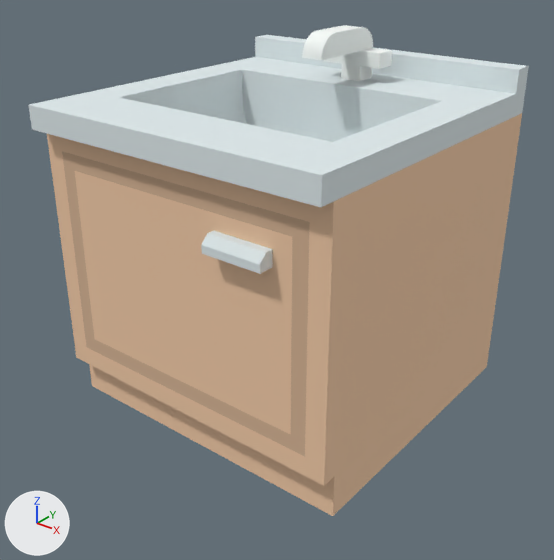
What one commit did to the glTF model assets/props/furniture/kitchenSink.glb.
Both versions are drawn from a 50 mm lens placed at (0.804, -0.531, 0.632), pointed at (0.225, 0.194, 0.182). The axes (+X, +Y, +Z) are drawn at lower left. The lights are the same throughout. The picture after the commit comes second. Vertices at exactly the same position are counted once.

The first picture shows 'door', 'kitchenSink(Clone)'.
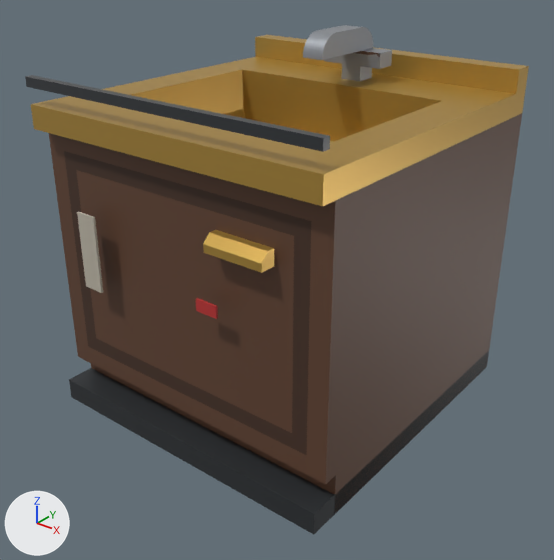
Pixel boxes (x1, y1, x2, y2) of what changed, in the pictures (554 x 560 px):
'kitchenSink(Clone)', reshaped, moved, rescaled
    before: (29, 25, 529, 516)
    after: (25, 25, 529, 535)
'door', recoloured, moved, rescaled (white to orange)
    before: (62, 151, 310, 456)
    after: (64, 151, 311, 455)
part 1 of me_mesh_kitchensink, added
    after: (25, 75, 330, 152)
part 2 of me_mesh_kitchensink, added
    after: (77, 212, 103, 293)
part 3 of me_mesh_kitchensink, added
    after: (196, 298, 218, 319)
part 4 of me_mesh_kitchensink, added
    after: (69, 351, 489, 535)
part 5 of me_mesh_kitchensink, reshaped
    both: (324, 51, 380, 69)
part 6 of me_mesh_kitchensink, recoloured (darker)
    both: (49, 113, 522, 514)
part 7 of me_mesh_kitchensink, recoloured (white to orange)
    both: (31, 35, 529, 206)
part 8 of me_mesh_kitchensink, recoloured (white to grey)
    both: (303, 25, 392, 81)
part 9 of me_mesh_door, recoloured
    both: (77, 171, 292, 433)
part 10 of me_mesh_door, recoloured
    both: (64, 152, 310, 454)
part 11 of me_mesh_door, recoloured (white to orange)
    both: (203, 231, 273, 273)

The change, as a diff of the scene's bpy script:
```diff
--- a/assets/props/furniture/kitchenSink.glb.py
+++ b/assets/props/furniture/kitchenSink.glb.py
@@ mat_brass_010 @@
+mat_brass_010 = principled_material('brass.010')
+mat_brass_010.base_color = (0.55, 0.34, 0.07)  # orange #c49e4b
+mat_brass_010.metallic = 0.6
+mat_brass_010.roughness = 0.4
@@ mat_walnutdark_010 @@
+mat_walnutdark_010 = principled_material('walnutDark.010')
+mat_walnutdark_010.base_color = (0.06, 0.028, 0.016)  # brown #452f22
+mat_walnutdark_010.roughness = 0.55
@@ mat_walnut_010 @@
+mat_walnut_010 = principled_material('walnut.010')
+mat_walnut_010.base_color = (0.12, 0.055, 0.03)  # brown #614230
@@ mat_steel_010 @@
+mat_steel_010 = principled_material('steel.010')
+mat_steel_010.base_color = (0.32, 0.34, 0.37)  # grey #999ea4
+mat_steel_010.metallic = 0.5
+mat_steel_010.roughness = 0.4
@@ me_mesh_kitchensink @@
 # verts and faces of me_mesh_kitchensink; kept vertices keep their numbers, new ones are numbered from 126
-me_mesh_kitchensink.from_pydata(...)  # 126 vertices, 256 faces; spans x 0.0..0.43, y 0.0..0.45, z 0.0..0.49
-me_mesh_kitchensink.materials.append(mat_defaultmat)  # white #ffffff
+me_mesh_kitchensink.from_pydata(...)  # 173 vertices, 325 faces; spans x 0.0..0.43, y -0.003..0.45, z 0.0..0.49
+# me_mesh_kitchensink part 1: a new loose piece, a box spanning x 0.0..0.43, y -0.002..0.008, z 0.441..0.453, in mat_slate_010 (dark grey #35383c)
+# me_mesh_kitchensink part 2: a new loose piece, a box spanning x 0.07..0.1, y -0.003..0.0, z 0.2..0.3, in mat_linen_010 (grey #bcb5a6)
+# me_mesh_kitchensink part 3: a new loose piece, a box spanning x 0.265..0.295, y -0.003..0.0, z 0.23..0.245, in mat_red_010 (red #bc3030)
+# me_mesh_kitchensink part 4
+verts[126] = (0.0, 0.0, 0.0)  # pixel (71, 397)
+verts[127] = (0.0, 0.0, 0.03)  # pixel (68, 379)
+verts[128] = (0.0, 0.45, 0.03)
+for new, old in zip([129, 130, 131], [126, 127, 128]): verts[new] = verts[old] + (0.43, 0.0, 0.0)
+faces += [(126, 127, 128), (21, 126, 128), (21, 128, 131), (12, 21, 131), (12, 131, 130), (12, 130, 129)]  # mat_gunmetaldark_010 (dark grey #383c3f)
+faces += [(127, 129, 130), (126, 129, 127), (12, 129, 21), (21, 129, 126), (127, 131, 128), (127, 130, 131)]  # mat_gunmetaldark_010 (dark grey #383c3f)
+# me_mesh_kitchensink part 5
+# 9 faces are deleted
+# 17 vertices are added at x 0.173..0.263, y 0.362..0.392, z 0.454..0.46
+# 16 new faces join them, mat_walnut_010 (brown #614230)
+# 14 new faces join them, mat_steel_010 (grey #999ea4)
+# me_mesh_kitchensink part 6: 56 faces spanning x 0.0..0.43, y 0.02..0.45, z 0.0..0.39 switch from mat_wood (beige #f3cca8) to mat_walnut_010 (brown #614230)
+# me_mesh_kitchensink part 7: 64 faces spanning x 0.0..0.43, y 0.0..0.45, z 0.32..0.45 switch from mat_metal (white #dfeaec) to mat_brass_010 (orange #c49e4b)
+# me_mesh_kitchensink part 8: 125 faces spanning x 0.173..0.263, y 0.272..0.392, z 0.42..0.49 switch from mat_metallight (white #f8fdfa) to mat_steel_010 (grey #999ea4)
+me_mesh_kitchensink.materials.append(mat_gunmetaldark_010)  # dark grey #383c3f
+me_mesh_kitchensink.materials.append(mat_porcelain_010)  # light grey #cecbc2
+me_mesh_kitchensink.materials.append(mat_slate_010)  # dark grey #35383c
+me_mesh_kitchensink.materials.append(mat_linen_010)  # grey #bcb5a6
+me_mesh_kitchensink.materials.append(mat_red_010)  # red #bc3030
@@ me_mesh_door @@
 me_mesh_door.from_pydata(...)  # 22 vertices, 40 faces; spans x 0.0..0.376, y -0.03..0.01, z 0.0..0.278
 # used by ob_door; parent = ob_kitchensink_clone; location = (0.0268, 0.03, 0.0851)
+# me_mesh_door part 9: all 18 faces that had it switch from mat_wood (beige #f3cca8) to mat_walnut_010 (brown #614230)
+# me_mesh_door part 10: all 8 faces that had it switch from mat_wooddark (beige #d7b495) to mat_walnutdark_010 (brown #452f22)
+# me_mesh_door part 11: all 14 faces that had it switch from mat_metal (white #dfeaec) to mat_brass_010 (orange #c49e4b)
@@ ob_kitchensink_clone @@
 ob_kitchensink_clone = bpy.data.objects.new('kitchenSink(Clone)', me_mesh_kitchensink)
-ob_kitchensink_clone.location = (0.0, 0.0, 0.0)
+ob_kitchensink_clone.location = (0.0, 0.003, 0.0)
+ob_kitchensink_clone.scale = (1.0, 0.993, 1.0)
```
